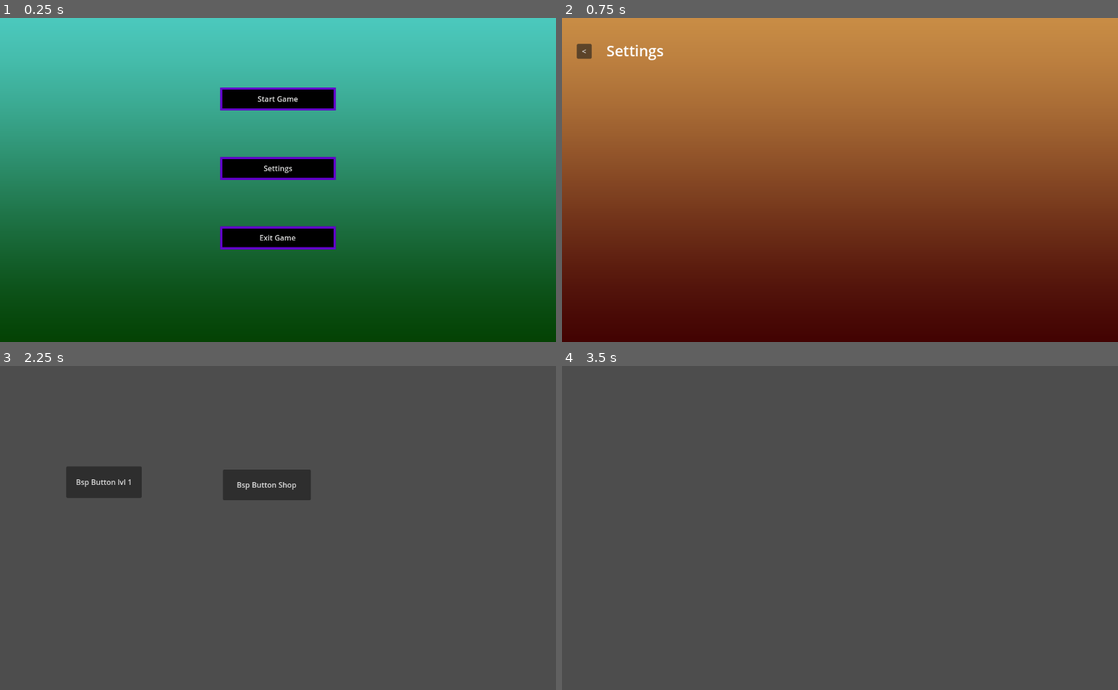
Above: before the commit, frames 1-4 (two rows, left to right).
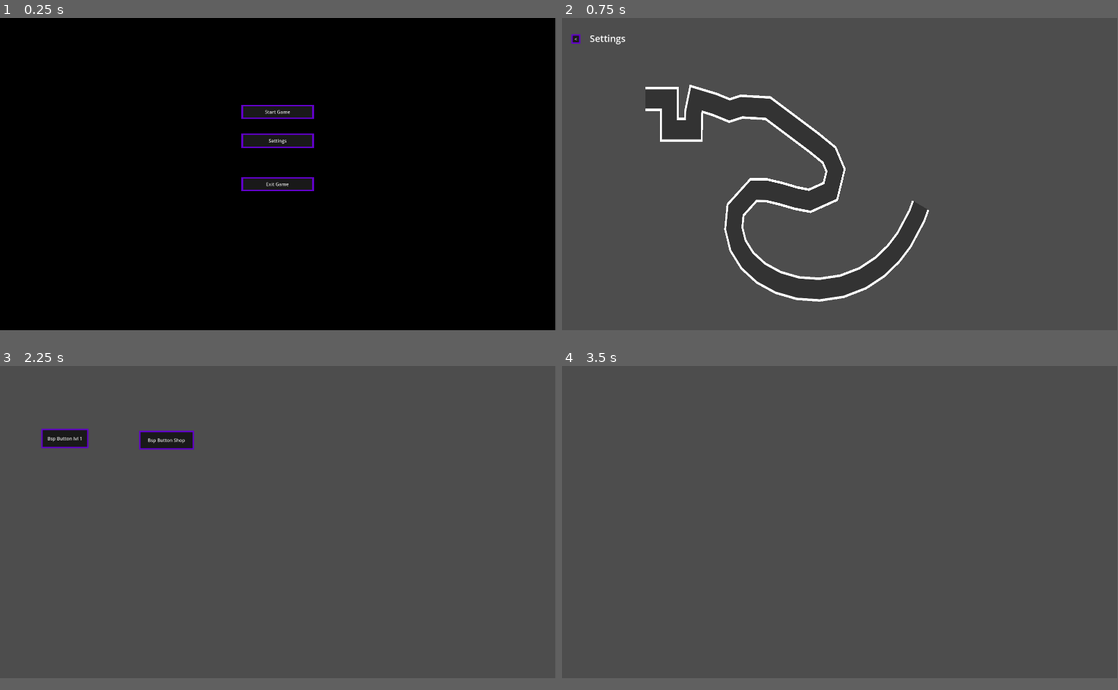
Above: after the commit, the same moments.

Repository: do3les/InfLocher-Tower-Defense
Game: Godot game, scene res://main.tscn
Two runs of this game, one before a commit and one after it. Both use one fixed random seed, a clock stepped at 60 frames per second and the inputs below.
Inputs:
- Up to frame 1 (0.25 s): no input
- Up to frame 2 (0.75 s): click "Settings" at 0.5 s
- Up to frame 3 (2.25 s): click "<" at 1.25 s; click "Start Game" at 2 s
- Up to frame 4 (3.5 s): click "Bsp Button lvl 1" at 2.75 s
In our replay, the window is 800x466 before the commit and 799x449 after it. These sizes can differ from the game's own. Grey fills any space a smaller window leaves; there, only what the larger window draws over its background counts as a difference.

The runs differ from the first frame. In frame 1, 93% of the frame differs, in the area x 0-100%, y 0-97%; in frame 2, 96%; in frame 3, 3.8%; in frame 4, only the window size differs.

Commit message:
branched

Diff:
--- a/assets/btn_box.tres
+++ b/assets/box_btn_default.tres
@@ -1,7 +1,7 @@
 [gd_resource type="StyleBoxFlat" format=3 uid="uid://yqphar7lo1je"]
 
 [resource]
-bg_color = Color(0, 0, 0, 1)
+bg_color = Color(0.1, 0.1, 0.1, 1)
 border_width_left = 5
 border_width_top = 5
 border_width_right = 5
--- /dev/null
+++ b/assets/box_btn_hover.tres
@@ -0,0 +1,9 @@
+[gd_resource type="StyleBoxFlat" format=3 uid="uid://b3plb30l05ri3"]
+
+[resource]
+bg_color = Color(0.2, 0.2, 0.2, 1)
+border_width_left = 5
+border_width_top = 5
+border_width_right = 5
+border_width_bottom = 5
+border_color = Color(0, 1, 0.14902, 1)
--- /dev/null
+++ b/assets/gradient_path.tres
@@ -0,0 +1,6 @@
+[gd_resource type="Gradient" format=3 uid="uid://yb5uyjbktdd"]
+
+[resource]
+interpolation_mode = 1
+offsets = PackedFloat32Array(0, 0.1, 0.9)
+colors = PackedColorArray(1, 1, 1, 1, 0.2, 0.2, 0.2, 1, 1, 1, 1, 1)
--- /dev/null
+++ b/assets/gradient_tex_path.tres
@@ -0,0 +1,10 @@
+[gd_resource type="GradientTexture2D" load_steps=2 format=3 uid="uid://d2iq5681ug1es"]
+
+[ext_resource type="Gradient" uid="uid://yb5uyjbktdd" path="res://assets/gradient_path.tres" id="1_x7xea"]
+
+[resource]
+gradient = ExtResource("1_x7xea")
+width = 8
+height = 128
+fill_from = Vector2(0, 1)
+fill_to = Vector2(0, 0)
--- a/assets/settings_screen_gradient.tres
+++ /dev/null
@@ -1,5 +0,0 @@
-[gd_resource type="Gradient" format=3 uid="uid://d3kxnp72jvsg2"]
-
-[resource]
-interpolation_mode = 2
-colors = PackedColorArray(0.25, 0, 0.0041666, 1, 0.8, 0.566, 0.28, 1)
--- a/assets/start_screen_gradient.tres
+++ /dev/null
@@ -1,5 +0,0 @@
-[gd_resource type="Gradient" format=3 uid="uid://guskjbb1y72x"]
-
-[resource]
-interpolation_mode = 2
-colors = PackedColorArray(0.0125, 0.25, 0, 1, 0.304, 0.8, 0.758667, 1)
--- a/assets/theme_0.tres
+++ b/assets/theme_0.tres
@@ -1,6 +1,8 @@
-[gd_resource type="Theme" load_steps=2 format=3 uid="uid://detsu6arwhhvh"]
+[gd_resource type="Theme" load_steps=3 format=3 uid="uid://detsu6arwhhvh"]
 
-[ext_resource type="StyleBox" uid="uid://yqphar7lo1je" path="res://assets/btn_box.tres" id="1_lw4gy"]
+[ext_resource type="StyleBox" uid="uid://b3plb30l05ri3" path="res://assets/box_btn_hover.tres" id="1_oxexn"]
+[ext_resource type="StyleBox" uid="uid://yqphar7lo1je" path="res://assets/box_btn_default.tres" id="2_wd5gf"]
 
 [resource]
-Button/styles/normal = ExtResource("1_lw4gy")
+Button/styles/hover = ExtResource("1_oxexn")
+Button/styles/normal = ExtResource("2_wd5gf")
--- a/interface-scenes/menu.tscn
+++ b/interface-scenes/menu.tscn
@@ -1,6 +1,7 @@
-[gd_scene load_steps=2 format=3 uid="uid://71shikfqxoqx"]
+[gd_scene load_steps=3 format=3 uid="uid://71shikfqxoqx"]
 
 [ext_resource type="Script" path="res://interface-scenes/menu.gd" id="1_gaagf"]
+[ext_resource type="Theme" uid="uid://detsu6arwhhvh" path="res://assets/theme_0.tres" id="2_q2n64"]
 
 [node name="Menu" type="Node2D"]
 script = ExtResource("1_gaagf")
@@ -10,6 +11,7 @@
 offset_top = 217.0
 offset_right = 306.0
 offset_bottom = 285.0
+theme = ExtResource("2_q2n64")
 text = "Bsp Button lvl 1"
 
 [node name="btn_shop" type="Button" parent="."]
@@ -17,6 +19,7 @@
 offset_top = 224.0
 offset_right = 671.0
 offset_bottom = 290.0
+theme = ExtResource("2_q2n64")
 text = "Bsp Button Shop"
 
 [connection signal="pressed" from="btn_lvl_1" to="." method="_on_buttonLvl1_pressed"]
--- a/interface-scenes/settings.tscn
+++ b/interface-scenes/settings.tscn
@@ -1,25 +1,18 @@
 [gd_scene load_steps=4 format=3 uid="uid://dxss2wpnmmuaw"]
 
 [ext_resource type="Script" path="res://interface-scenes/settings.gd" id="1_0475y"]
-[ext_resource type="Gradient" uid="uid://d3kxnp72jvsg2" path="res://assets/settings_screen_gradient.tres" id="2_ye8fh"]
-
-[sub_resource type="GradientTexture2D" id="GradientTexture2D_qyvg7"]
-gradient = ExtResource("2_ye8fh")
+[ext_resource type="Theme" uid="uid://detsu6arwhhvh" path="res://assets/theme_0.tres" id="3_bh3fp"]
+[ext_resource type="PackedScene" uid="uid://bictxwblu0emk" path="res://path.tscn" id="3_ueoo5"]
 
 [node name="Settings" type="Node2D"]
 script = ExtResource("1_0475y")
-
-[node name="background" type="Sprite2D" parent="."]
-position = Vector2(600, 350)
-rotation = -1.5708
-scale = Vector2(12, 20)
-texture = SubResource("GradientTexture2D_qyvg7")
 
 [node name="title" type="Label" parent="."]
 offset_left = 96.0
 offset_top = 48.0
 offset_right = 221.0
 offset_bottom = 96.0
+theme = ExtResource("3_bh3fp")
 theme_override_font_sizes/font_size = 32
 text = "Settings"
 
@@ -28,6 +21,10 @@
 offset_top = 56.0
 offset_right = 64.0
 offset_bottom = 88.0
+theme = ExtResource("3_bh3fp")
 text = "<"
 
+[node name="Path" parent="." instance=ExtResource("3_ueoo5")]
+position = Vector2(304, 272)
+
 [connection signal="pressed" from="btn_back" to="." method="_on_btn_back_pressed"]
--- a/main.tscn
+++ b/main.tscn
@@ -1,20 +1,16 @@
-[gd_scene load_steps=5 format=3 uid="uid://b75klh3ofo8ov"]
+[gd_scene load_steps=3 format=3 uid="uid://b75klh3ofo8ov"]
 
 [ext_resource type="Script" path="res://main.gd" id="1_xkm4k"]
-[ext_resource type="Gradient" uid="uid://guskjbb1y72x" path="res://assets/start_screen_gradient.tres" id="2_qm13e"]
 [ext_resource type="Theme" uid="uid://detsu6arwhhvh" path="res://assets/theme_0.tres" id="3_g6ml1"]
-
-[sub_resource type="GradientTexture2D" id="GradientTexture2D_q6r5a"]
-gradient = ExtResource("2_qm13e")
 
 [node name="Main" type="Node2D"]
 script = ExtResource("1_xkm4k")
 
-[node name="background" type="Sprite2D" parent="."]
-position = Vector2(600, 350)
-rotation = -1.5708
-scale = Vector2(12, 20)
-texture = SubResource("GradientTexture2D_q6r5a")
+[node name="background" type="ColorRect" parent="."]
+z_index = -5
+offset_right = 1920.0
+offset_bottom = 1080.0
+color = Color(0, 0, 0, 1)
 
 [node name="btn_start_game" type="Button" parent="."]
 anchors_preset = 7
@@ -22,10 +18,10 @@
 anchor_top = 1.0
 anchor_right = 0.5
 anchor_bottom = 1.0
-offset_left = 475.0
-offset_top = 150.0
-offset_right = 725.0
-offset_bottom = 200.0
+offset_left = 835.0
+offset_top = 300.0
+offset_right = 1085.0
+offset_bottom = 350.0
 grow_horizontal = 2
 grow_vertical = 0
 theme = ExtResource("3_g6ml1")
@@ -37,20 +33,20 @@
 anchor_top = 1.0
 anchor_right = 0.5
 anchor_bottom = 1.0
-offset_left = 475.0
-offset_top = 300.0
-offset_right = 725.0
-offset_bottom = 350.0
+offset_left = 835.0
+offset_top = 400.0
+offset_right = 1085.0
+offset_bottom = 450.0
 grow_horizontal = 2
 grow_vertical = 0
 theme = ExtResource("3_g6ml1")
 text = "Settings"
 
 [node name="btn_exit_game" type="Button" parent="."]
-offset_left = 475.0
-offset_top = 450.0
-offset_right = 725.0
-offset_bottom = 500.0
+offset_left = 835.0
+offset_top = 550.0
+offset_right = 1085.0
+offset_bottom = 600.0
 theme = ExtResource("3_g6ml1")
 text = "Exit Game"
 
--- /dev/null
+++ b/path.tscn
@@ -0,0 +1,26 @@
+[gd_scene load_steps=4 format=3 uid="uid://bictxwblu0emk"]
+
+[ext_resource type="Script" path="res://path_curve_to_line.gd" id="1_bvjlu"]
+[ext_resource type="Texture2D" uid="uid://d2iq5681ug1es" path="res://assets/gradient_tex_path.tres" id="1_qiawn"]
+
+[sub_resource type="Curve2D" id="Curve2D_533h5"]
+resource_local_to_scene = true
+bake_interval = 64.0
+_data = {
+"points": PackedVector2Array(0, 0, 0, 0, 0, 0, -13.9654, -12.1976, 13.9654, 12.1976, 64, 0, -15.0169, -7.84218, 15.0169, 7.84218, 64, 64, -9.8995, 12.7279, 9.8995, -12.7279, 128, 64, -19.2119, 3.22249, 19.2119, -3.22249, 136, 0, -9.51366, 1.18921, 9.51366, -1.18921, 224, 24, 0, 0, 0, 0, 256, 16, 0, 0, 0, 0, 326.154, 19.1962, 0, 0, 0, 0, 449.231, 91.1818, 48.6458, -66.8129, -48.6458, 66.8129, 492.308, 191.962, 35.5768, -105.315, -35.5768, 105.315, 240, 230.354, -161.185, 32.8403, 161.185, -32.8403, 523.077, 388.722, 0, 0, 0, 0, 732.308, 220.756)
+}
+point_count = 13
+
+[node name="Path" type="Node2D"]
+position = Vector2(16, 16)
+
+[node name="Path2D" type="Path2D" parent="."]
+position = Vector2(-16, 8)
+scale = Vector2(1.3, 1.667)
+curve = SubResource("Curve2D_533h5")
+
+[node name="Line2D" type="Line2D" parent="Path2D"]
+width = 50.0
+texture = ExtResource("1_qiawn")
+texture_mode = 1
+script = ExtResource("1_bvjlu")
--- /dev/null
+++ b/path_curve_to_line.gd
@@ -0,0 +1,10 @@
+extends Line2D
+
+
+# Called when the node enters the scene tree for the first time.
+func _ready():
+	points = get_parent().curve.get_baked_points()
+
+# Called every frame. 'delta' is the elapsed time since the previous frame.
+func _process(delta):
+	pass
--- a/project.godot
+++ b/project.godot
@@ -17,8 +17,9 @@
 
 [display]
 
-window/size/viewport_width=1200
-window/size/viewport_height=700
+window/size/viewport_width=1920
+window/size/viewport_height=1080
+window/size/mode=3
 
 [dotnet]
 
